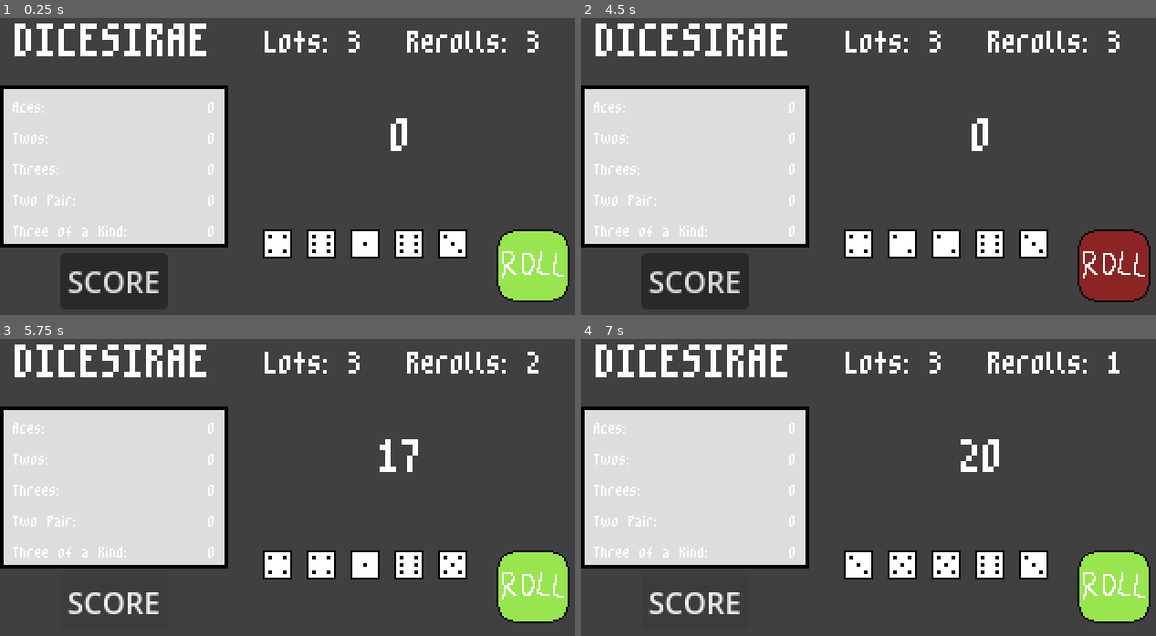
Above: before the commit, frames 1-4 (two rows, left to right).
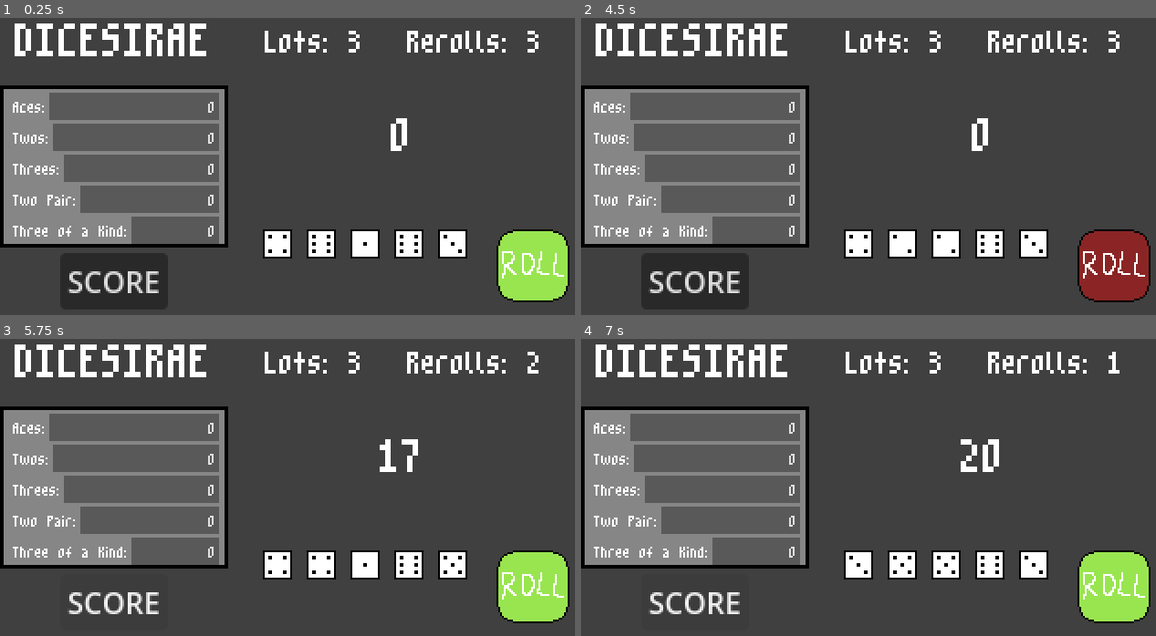
Above: after the commit, the same moments.

Repository: xander6424/DICESIRAE
Game: Godot game, scene res://scenes/main.tscn
Same seed, same stepped clock (60 frames per second), same inputs: the game is played once before the commit and once after it.
Inputs (mouse positions are in pixels of both pictures, inside the frame that each line leads up to):
- Up to frame 1 (0.25 s): no input
- Up to frame 2 (4.5 s): click (713, 104) at 0.5 s, where only the run after the commit has a clickable "0"; click (713, 133) at 1.25 s, where only the run after the commit has a clickable "0"; click (719, 166) at 2 s, where only the run after the commit has a clickable "0"; click (730, 196) at 2.75 s, where only the run after the commit has a clickable "0"; click (753, 228) at 3.5 s, where only the run after the commit has a clickable "0"; click (1115, 264) at 4.25 s
- Up to frame 3 (5.75 s): click "SCORE" at 5 s
- Up to frame 4 (7 s): click (1115, 585) at 5.75 s; click "SCORE" at 6.5 s

The runs differ from the first frame. In frame 1, 19% of the frame differs, in the area x 0-40%, y 23-77%; in frame 2, 19%; in frame 3, 19%; in frame 4, 19%.

Commit message:
Scorecard Buttons
Changed the scorecard score labels into clickable buttons that display the score.

Diff:
--- a/scenes/scorecard.tscn
+++ b/scenes/scorecard.tscn
@@ -3,12 +3,33 @@
 [ext_resource type="FontFile" uid="uid://dife3qiih4s8x" path="res://assets/m3x6.ttf" id="1_bv5yb"]
 
 [sub_resource type="StyleBoxFlat" id="StyleBoxFlat_3ufj2"]
-bg_color = Color(0.8672607, 0.8672607, 0.86726046, 1)
+bg_color = Color(0.5258939, 0.5258941, 0.5258936, 1)
 border_width_left = 2
 border_width_top = 2
 border_width_right = 2
 border_width_bottom = 2
 border_color = Color(0, 0, 0, 1)
+
+[sub_resource type="StyleBoxFlat" id="StyleBoxFlat_bv5yb"]
+bg_color = Color(0.3500639, 0.35006398, 0.3500638, 1)
+expand_margin_left = 2.0
+expand_margin_right = 2.0
+expand_margin_bottom = 2.0
+
+[sub_resource type="StyleBoxFlat" id="StyleBoxFlat_4dv0f"]
+bg_color = Color(0.20655441, 0.20655426, 0.20655426, 1)
+expand_margin_left = 2.0
+expand_margin_right = 2.0
+expand_margin_bottom = 2.0
+
+[sub_resource type="StyleBoxFlat" id="StyleBoxFlat_fuxe3"]
+bg_color = Color(0.27314225, 0.27314225, 0.27314222, 1)
+expand_margin_left = 2.0
+expand_margin_right = 2.0
+expand_margin_bottom = 2.0
+
+[sub_resource type="StyleBoxFlat" id="StyleBoxFlat_3d4b4"]
+bg_color = Color(0.58344966, 0.58344996, 0.5834498, 0)
 
 [node name="Scorecard" type="Control" unique_id=1927596429]
 layout_mode = 3
@@ -43,89 +64,104 @@
 [node name="HCategoryContainer1" type="HBoxContainer" parent="PanelContainer/MarginContainer/VCategoryContainer" unique_id=1242680188]
 layout_mode = 2
 
-[node name="Category" type="Label" parent="PanelContainer/MarginContainer/VCategoryContainer/HCategoryContainer1" unique_id=1777881328]
+[node name="CategoryLabel1" type="Label" parent="PanelContainer/MarginContainer/VCategoryContainer/HCategoryContainer1" unique_id=1777881328]
 layout_mode = 2
 size_flags_horizontal = 0
 theme_override_fonts/font = ExtResource("1_bv5yb")
 theme_override_font_sizes/font_size = 16
 text = "Aces:"
 
-[node name="Score" type="Label" parent="PanelContainer/MarginContainer/VCategoryContainer/HCategoryContainer1" unique_id=2048856967]
+[node name="CategoryButton1" type="Button" parent="PanelContainer/MarginContainer/VCategoryContainer/HCategoryContainer1" unique_id=575975187]
 layout_mode = 2
 size_flags_horizontal = 3
 theme_override_fonts/font = ExtResource("1_bv5yb")
-theme_override_font_sizes/font_size = 16
+theme_override_styles/normal = SubResource("StyleBoxFlat_bv5yb")
+theme_override_styles/pressed = SubResource("StyleBoxFlat_4dv0f")
+theme_override_styles/hover = SubResource("StyleBoxFlat_fuxe3")
+theme_override_styles/disabled = SubResource("StyleBoxFlat_3d4b4")
 text = "0"
-horizontal_alignment = 2
+alignment = 2
 
 [node name="HCategoryContainer2" type="HBoxContainer" parent="PanelContainer/MarginContainer/VCategoryContainer" unique_id=1051480724]
 layout_mode = 2
 
-[node name="Category" type="Label" parent="PanelContainer/MarginContainer/VCategoryContainer/HCategoryContainer2" unique_id=1725738941]
+[node name="CategoryLabel2" type="Label" parent="PanelContainer/MarginContainer/VCategoryContainer/HCategoryContainer2" unique_id=1725738941]
 layout_mode = 2
 size_flags_horizontal = 0
 theme_override_fonts/font = ExtResource("1_bv5yb")
 theme_override_font_sizes/font_size = 16
 text = "Twos:"
 
-[node name="Score" type="Label" parent="PanelContainer/MarginContainer/VCategoryContainer/HCategoryContainer2" unique_id=2104456316]
+[node name="CategoryButton2" type="Button" parent="PanelContainer/MarginContainer/VCategoryContainer/HCategoryContainer2" unique_id=1220625607]
 layout_mode = 2
 size_flags_horizontal = 3
 theme_override_fonts/font = ExtResource("1_bv5yb")
-theme_override_font_sizes/font_size = 16
+theme_override_styles/normal = SubResource("StyleBoxFlat_bv5yb")
+theme_override_styles/pressed = SubResource("StyleBoxFlat_4dv0f")
+theme_override_styles/hover = SubResource("StyleBoxFlat_fuxe3")
+theme_override_styles/disabled = SubResource("StyleBoxFlat_3d4b4")
 text = "0"
-horizontal_alignment = 2
+alignment = 2
 
 [node name="HCategoryContainer3" type="HBoxContainer" parent="PanelContainer/MarginContainer/VCategoryContainer" unique_id=1371584541]
 layout_mode = 2
 
-[node name="Category" type="Label" parent="PanelContainer/MarginContainer/VCategoryContainer/HCategoryContainer3" unique_id=90150924]
+[node name="CategoryLabel3" type="Label" parent="PanelContainer/MarginContainer/VCategoryContainer/HCategoryContainer3" unique_id=90150924]
 layout_mode = 2
 size_flags_horizontal = 0
 theme_override_fonts/font = ExtResource("1_bv5yb")
 theme_override_font_sizes/font_size = 16
 text = "Threes:"
 
-[node name="Score" type="Label" parent="PanelContainer/MarginContainer/VCategoryContainer/HCategoryContainer3" unique_id=649307882]
+[node name="CategoryButton3" type="Button" parent="PanelContainer/MarginContainer/VCategoryContainer/HCategoryContainer3" unique_id=1637966389]
 layout_mode = 2
 size_flags_horizontal = 3
 theme_override_fonts/font = ExtResource("1_bv5yb")
-theme_override_font_sizes/font_size = 16
+theme_override_styles/normal = SubResource("StyleBoxFlat_bv5yb")
+theme_override_styles/pressed = SubResource("StyleBoxFlat_4dv0f")
+theme_override_styles/hover = SubResource("StyleBoxFlat_fuxe3")
+theme_override_styles/disabled = SubResource("StyleBoxFlat_3d4b4")
 text = "0"
-horizontal_alignment = 2
+alignment = 2
 
 [node name="HCategoryContainer4" type="HBoxContainer" parent="PanelContainer/MarginContainer/VCategoryContainer" unique_id=1342339284]
 layout_mode = 2
 
-[node name="Category" type="Label" parent="PanelContainer/MarginContainer/VCategoryContainer/HCategoryContainer4" unique_id=1369870935]
+[node name="CategoryLabel4" type="Label" parent="PanelContainer/MarginContainer/VCategoryContainer/HCategoryContainer4" unique_id=1369870935]
 layout_mode = 2
 size_flags_horizontal = 0
 theme_override_fonts/font = ExtResource("1_bv5yb")
 theme_override_font_sizes/font_size = 16
 text = "Two Pair:"
 
-[node name="Score" type="Label" parent="PanelContainer/MarginContainer/VCategoryContainer/HCategoryContainer4" unique_id=1589129638]
+[node name="CategoryButton4" type="Button" parent="PanelContainer/MarginContainer/VCategoryContainer/HCategoryContainer4" unique_id=1487140658]
 layout_mode = 2
 size_flags_horizontal = 3
 theme_override_fonts/font = ExtResource("1_bv5yb")
-theme_override_font_sizes/font_size = 16
+theme_override_styles/normal = SubResource("StyleBoxFlat_bv5yb")
+theme_override_styles/pressed = SubResource("StyleBoxFlat_4dv0f")
+theme_override_styles/hover = SubResource("StyleBoxFlat_fuxe3")
+theme_override_styles/disabled = SubResource("StyleBoxFlat_3d4b4")
 text = "0"
-horizontal_alignment = 2
+alignment = 2
 
 [node name="HCategoryContainer5" type="HBoxContainer" parent="PanelContainer/MarginContainer/VCategoryContainer" unique_id=1763710265]
 layout_mode = 2
 
-[node name="Category" type="Label" parent="PanelContainer/MarginContainer/VCategoryContainer/HCategoryContainer5" unique_id=1315914761]
+[node name="CategoryLabel5" type="Label" parent="PanelContainer/MarginContainer/VCategoryContainer/HCategoryContainer5" unique_id=1315914761]
 layout_mode = 2
 size_flags_horizontal = 0
 theme_override_fonts/font = ExtResource("1_bv5yb")
 theme_override_font_sizes/font_size = 16
 text = "Three of a Kind:"
 
-[node name="Score" type="Label" parent="PanelContainer/MarginContainer/VCategoryContainer/HCategoryContainer5" unique_id=814175496]
+[node name="CategoryButton5" type="Button" parent="PanelContainer/MarginContainer/VCategoryContainer/HCategoryContainer5" unique_id=1459513618]
 layout_mode = 2
 size_flags_horizontal = 3
 theme_override_fonts/font = ExtResource("1_bv5yb")
-theme_override_font_sizes/font_size = 16
+theme_override_styles/normal = SubResource("StyleBoxFlat_bv5yb")
+theme_override_styles/pressed = SubResource("StyleBoxFlat_4dv0f")
+theme_override_styles/hover = SubResource("StyleBoxFlat_fuxe3")
+theme_override_styles/disabled = SubResource("StyleBoxFlat_3d4b4")
 text = "0"
-horizontal_alignment = 2
+alignment = 2
